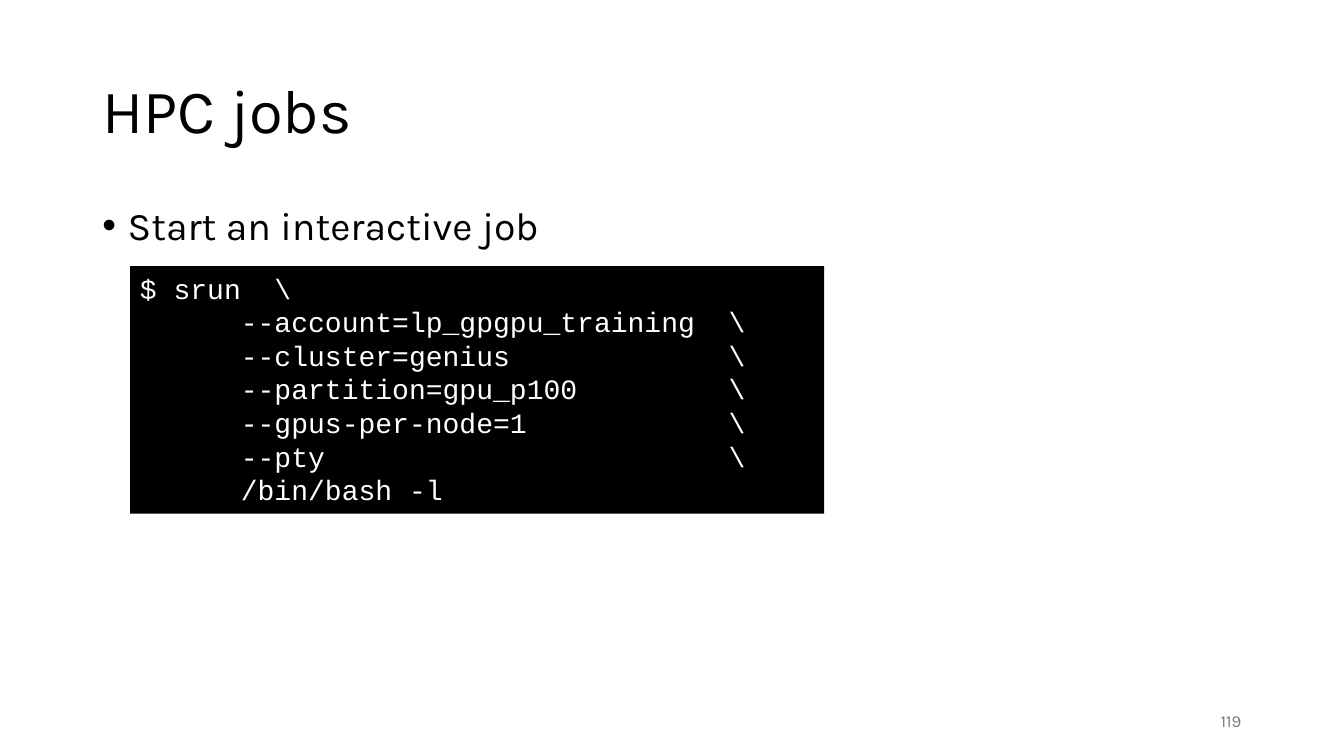
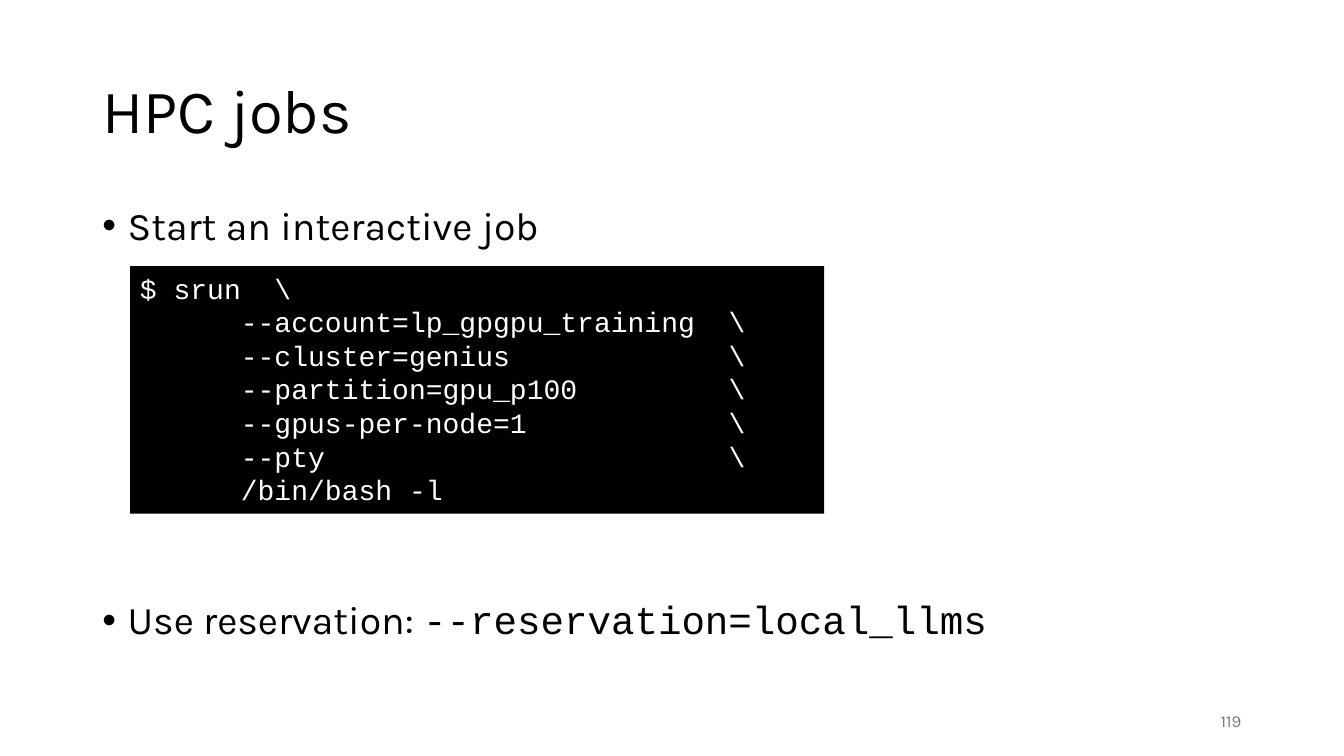
Before and after one commit to gjbex/Deploying-LLMs-locally, a slide deck: slide 119 of local_LLMs.pptx. Drawn at 1344x756 pixels with LibreOffice and Linux fonts; fonts in the diff are those of the drawing. Boxes give left, top, right and bottom in pixels: in the first picture for what was removed or moved away, otherwise in the second. Text is boxed around its words. In the diff, an @@ line names an element or a change of style, - is before the commit and + after.

Commit message:
Add reservation flag and name

```diff
--- a/local_LLMs.pptx
+++ b/local_LLMs.pptx
@@ text at (x1=128, y1=606, x2=987, y2=639): paragraph added @@
+• Use reservation: --reservation=local_llms
```
